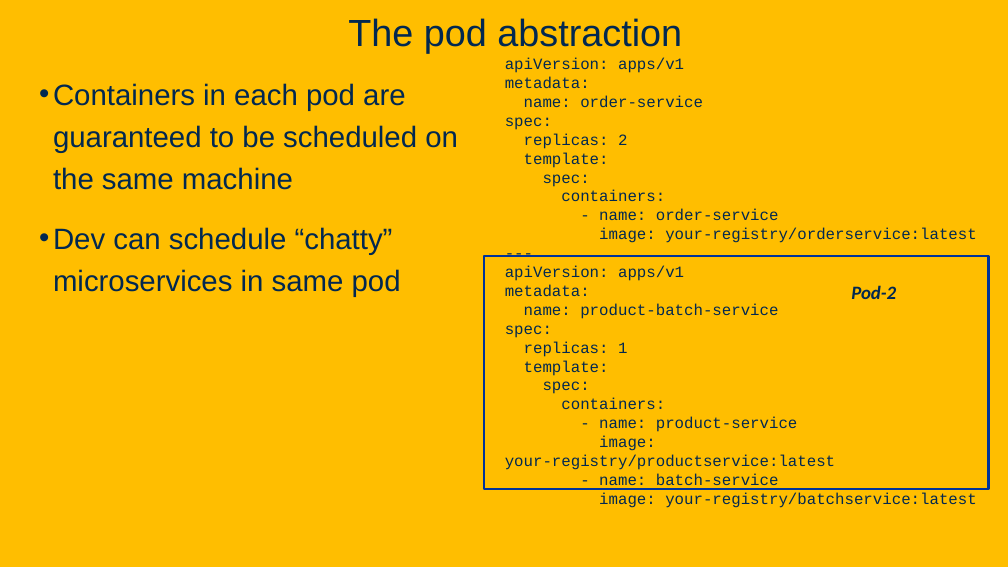
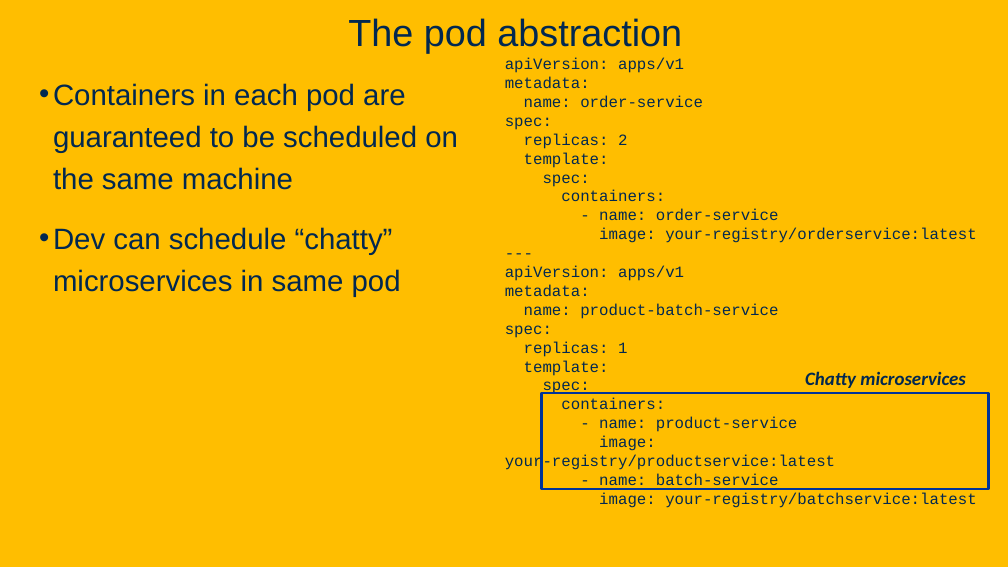
Before and after one commit to davsec-teaching/W26_ECS_160, a slide deck: slide 22 of slides/Kubernetes.pptx (slide 21 before the commit). Drawn at 1008x567 pixels with LibreOffice and Linux fonts; fonts in the diff are those of the drawing; background and template pictures are left out. Boxes give left, top, right and bottom in pixels: in the first picture for what was removed or moved away, otherwise in the second. Text is boxed around its words. In the diff, an @@ line names an element or a change of style, - is before the commit and + after.

```diff
--- a/slides/Kubernetes.pptx
+++ b/slides/Kubernetes.pptx
@@ text removed at [851, 285, 896, 299] @@
-Pod-2
@@ text added at [805, 371, 966, 388], 18 pt, text #022850, bold, italic @@
+Chatty microservices
@@ rectangle: place and size @@
-rectangle at [485, 256, 989, 489]
+rectangle at [541, 393, 988, 489]
```
Also in this commit, not shown: 16 other slides changed, 7 slides added, 1 slide removed, 1 other file.
